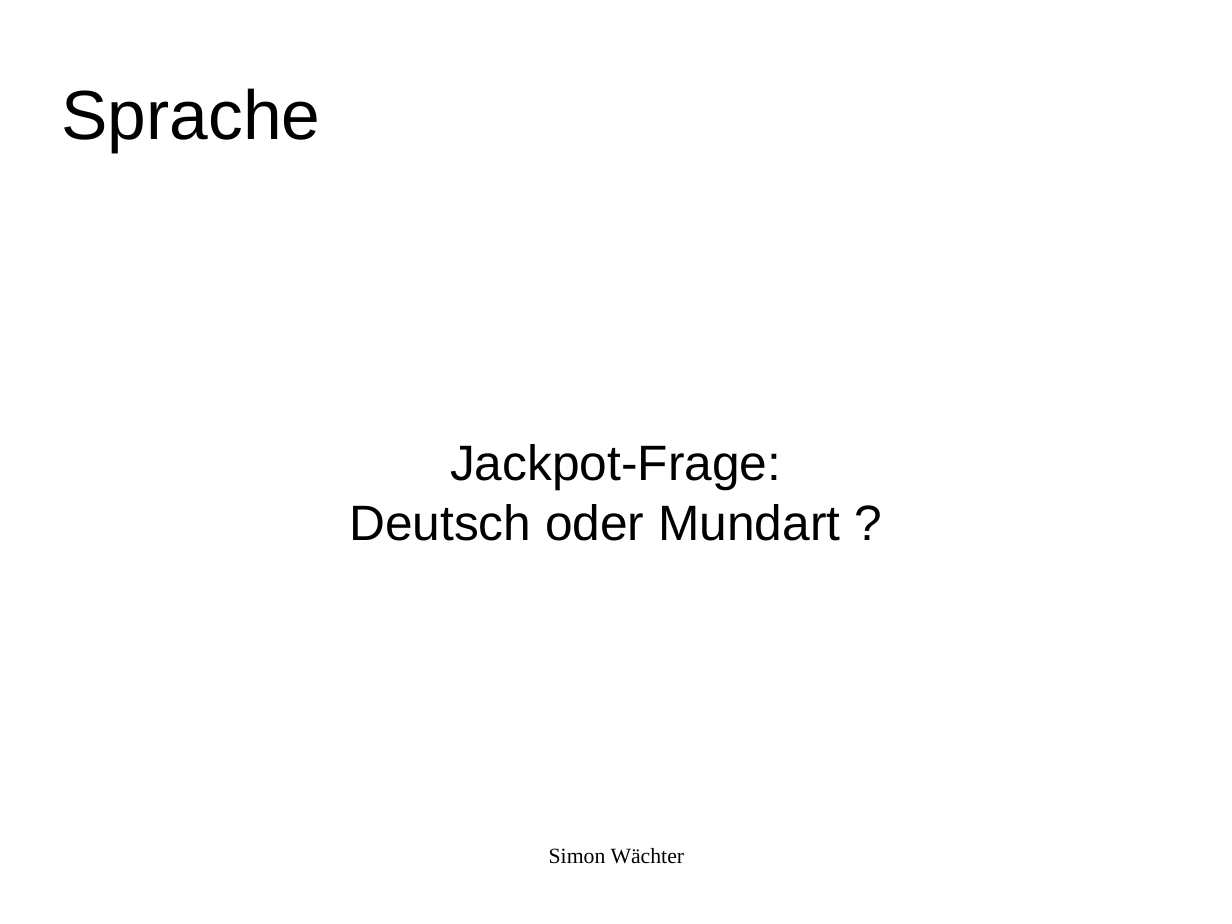
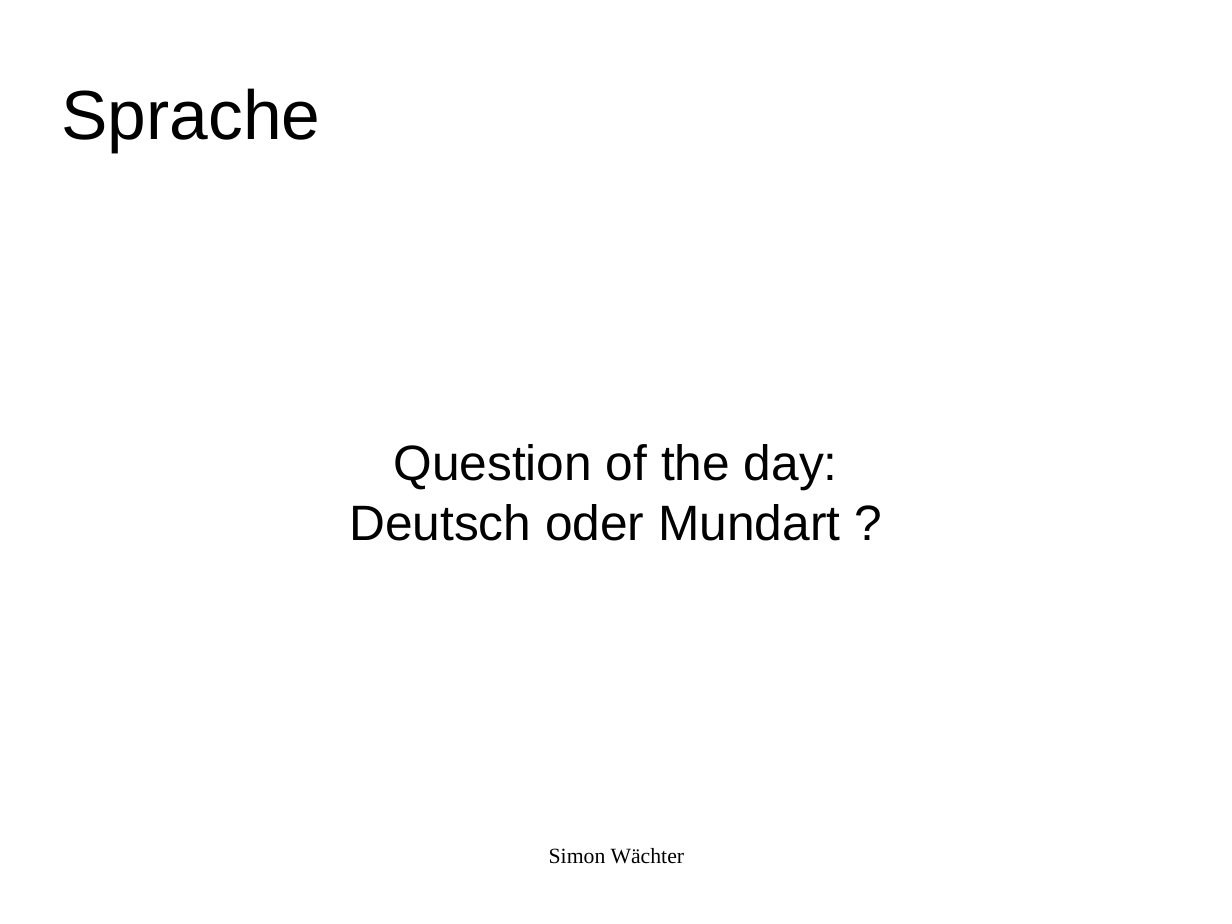
Before and after one commit to swaechter/presentations, a slide deck: slide 2 of 2014_05_10_Ubucon_2014/Freie_Software_Was_ist_das.odp. Drawn at 1232x924 pixels with LibreOffice and Linux fonts; fonts in the diff are those of the drawing; background and template pictures are left out. Boxes give left, top, right and bottom in pixels: in the first picture for what was removed or moved away, otherwise in the second. Text is boxed around its words. In the diff, an @@ line names an element or a change of style, - is before the commit and + after.

```diff
--- a/2014_05_10_Ubucon_2014/Freie_Software_Was_ist_das.odp
+++ b/2014_05_10_Ubucon_2014/Freie_Software_Was_ist_das.odp
@@ subtitle at (393, 444, 838, 490): text changed @@
-Jackpot-Frage:
+Question of the day:
```
Also in this commit, not shown: 9 other slides changed, 1 slide added.
